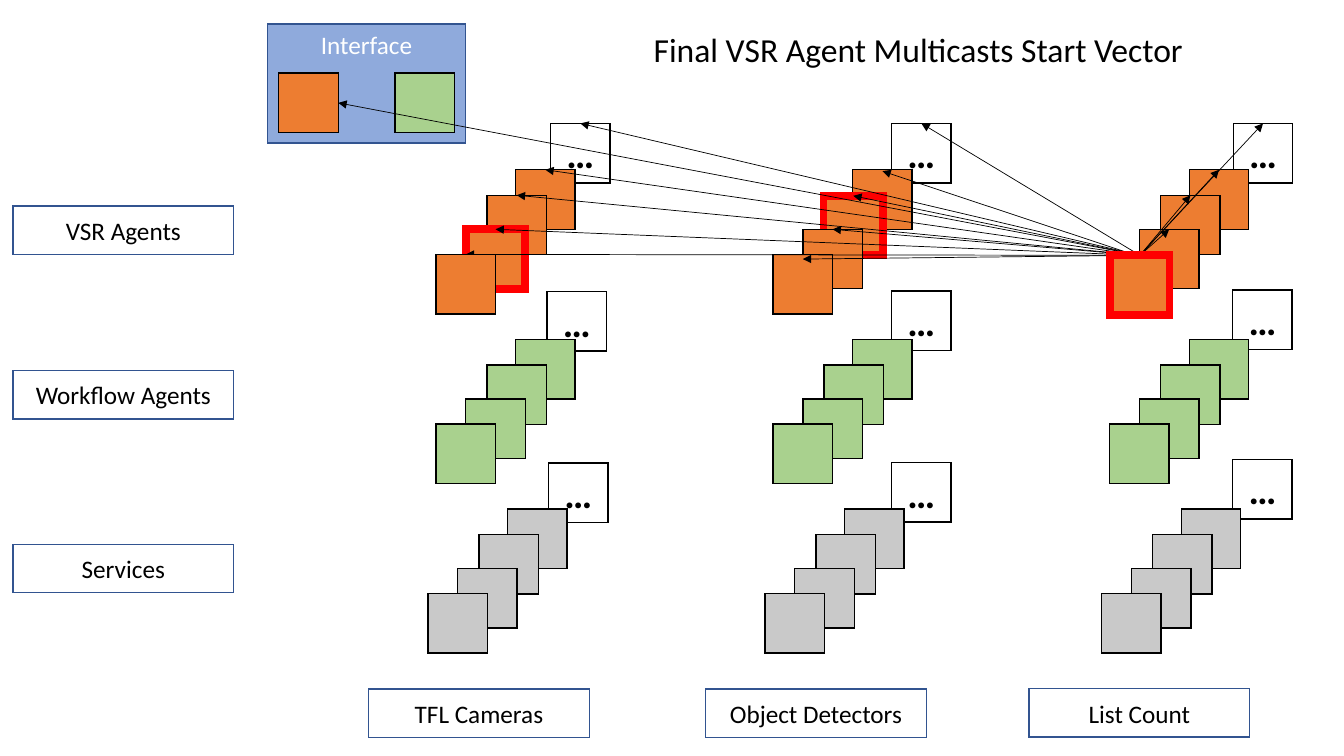
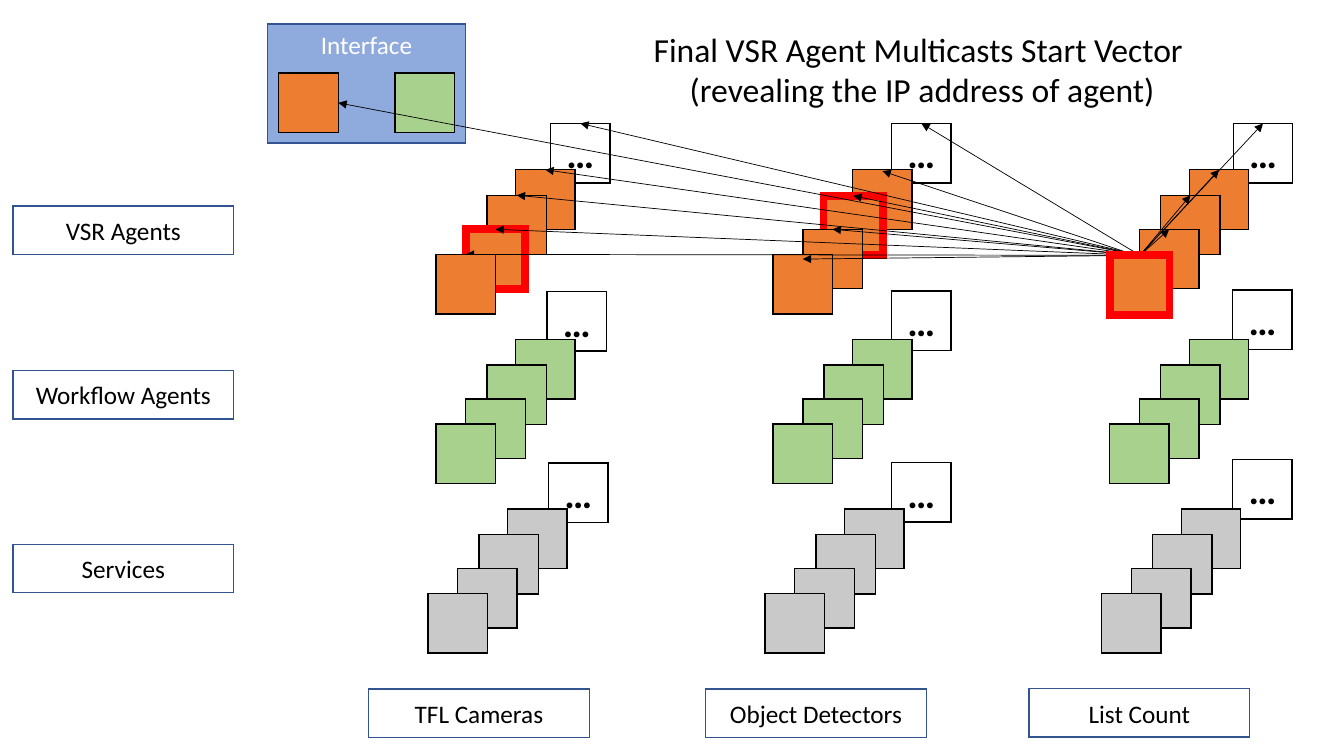
Before and after one commit to dais-ita/csu_fascilitated_by_svr, a slide deck: slide 13 of diagrams/how_many_cars_on_romford_road.pptx. Drawn at 1344x756 pixels with LibreOffice and Linux fonts; fonts in the diff are those of the drawing. Boxes give left, top, right and bottom in pixels: in the first picture for what was removed or moved away, otherwise in the second. Text is boxed around its words. In the diff, an @@ line names an element or a change of style, - is before the commit and + after.

```diff
--- a/diagrams/how_many_cars_on_romford_road.pptx
+++ b/diagrams/how_many_cars_on_romford_road.pptx
@@ text at (690,77,1154,108): paragraph added @@
+(revealing the IP address of agent)
```
Also in this commit, not shown: 6 other slides changed, 1 slide removed.
